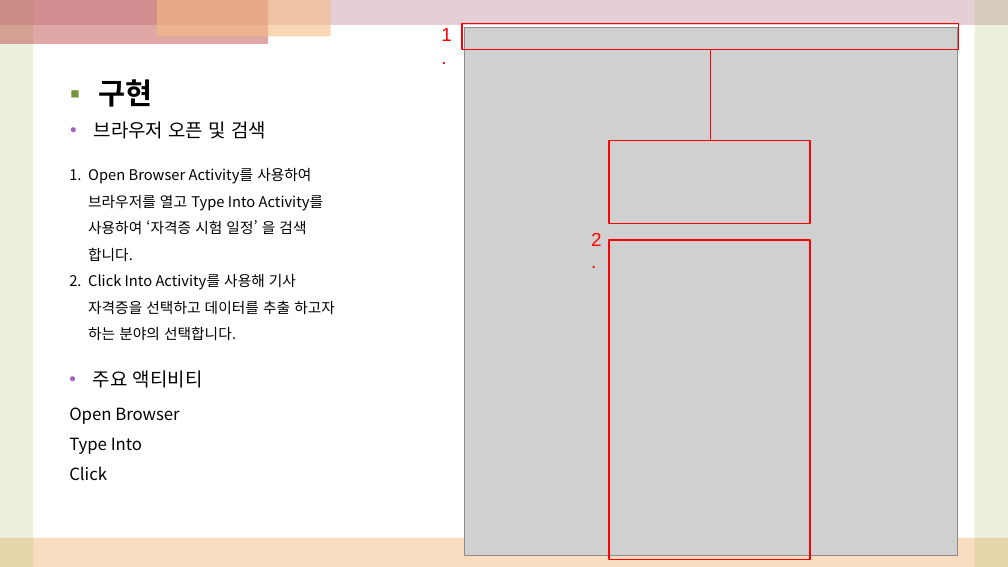
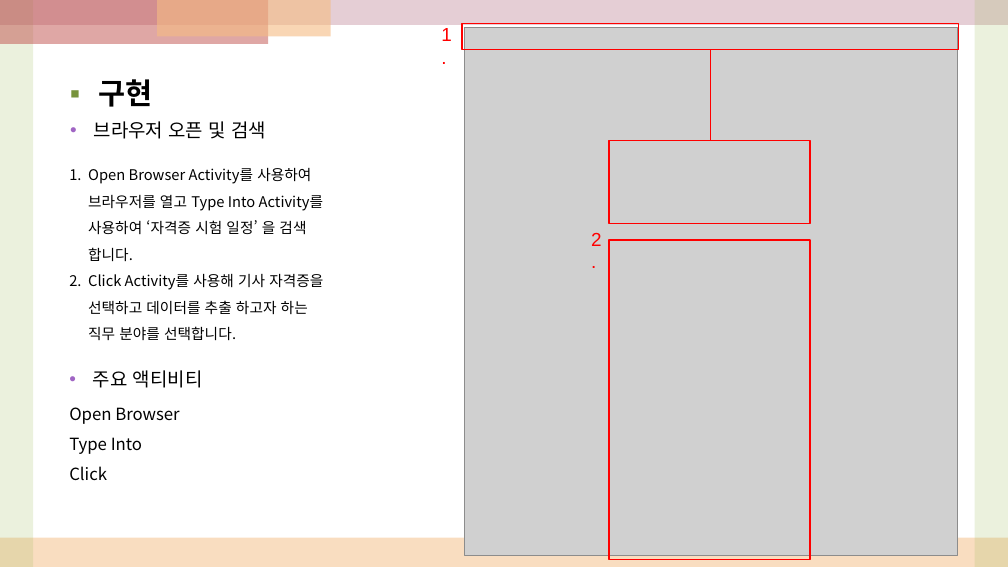
Before and after one commit to jyjang1222/learning-uipath, a slide deck: slide 4 of sict/day10/발표용.pptx. Drawn at 1008x567 pixels with LibreOffice and Linux fonts; fonts in the diff are those of the drawing; grey boxes stand for pictures. Boxes give left, top, right and bottom in pixels: in the first picture for what was removed or moved away, otherwise in the second. Text is boxed around its words. In the diff, an @@ line names an element or a change of style, - is before the commit and + after.

Commit message:
update

```diff
--- a/sict/day10/발표용.pptx
+++ b/sict/day10/발표용.pptx
@@ text at (88,274,323,340): text changed @@
-2. Click Into Activity를 사용해 기사 자격증을 선택하고 데이터를 추출 하고자 하는 분야의 선택합니다.
+2. Click Activity를 사용해 기사 자격증을 선택하고 데이터를 추출 하고자 하는 직무 분야를 선택합니다.
```
Also in this commit, not shown: 2 other slides changed.
